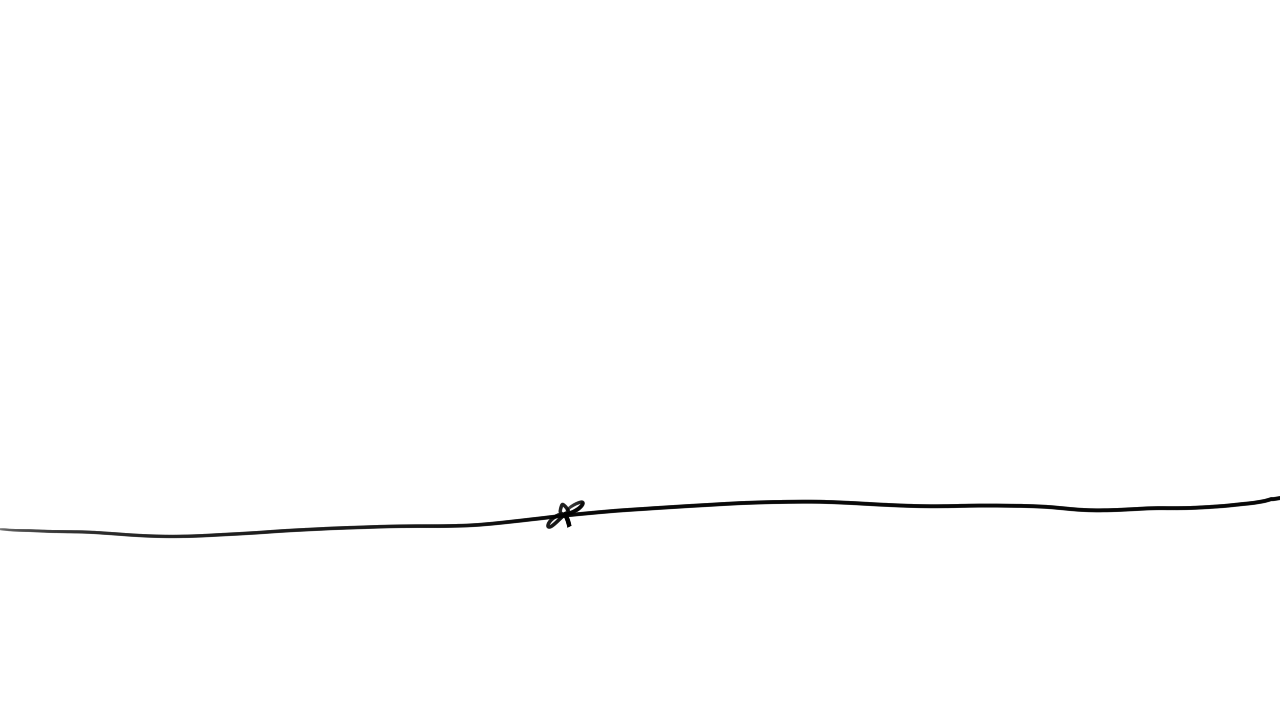
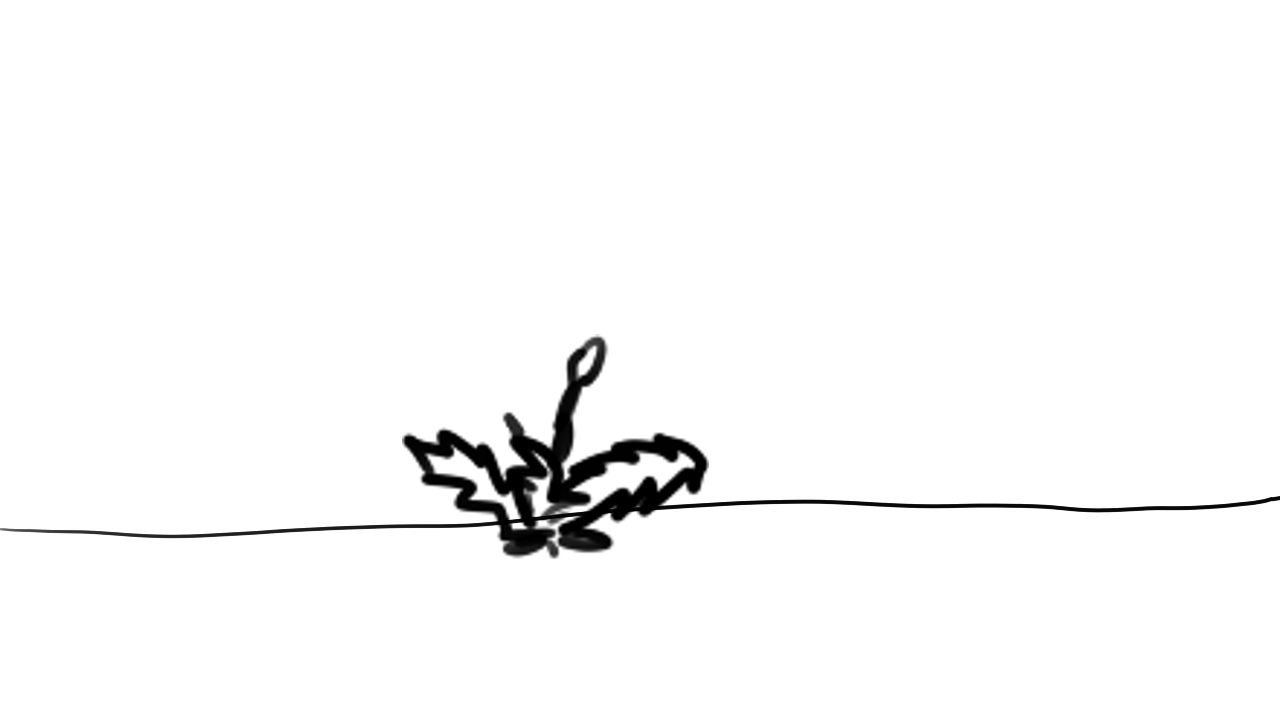
Layers edited between the first and the second 1280 × 720 image:
added group "Group 3" with 4 layers over [404, 448, 709, 560]
moved "Paint Layer 1" into group "Group 3", painted on it over [404, 448, 709, 560]
